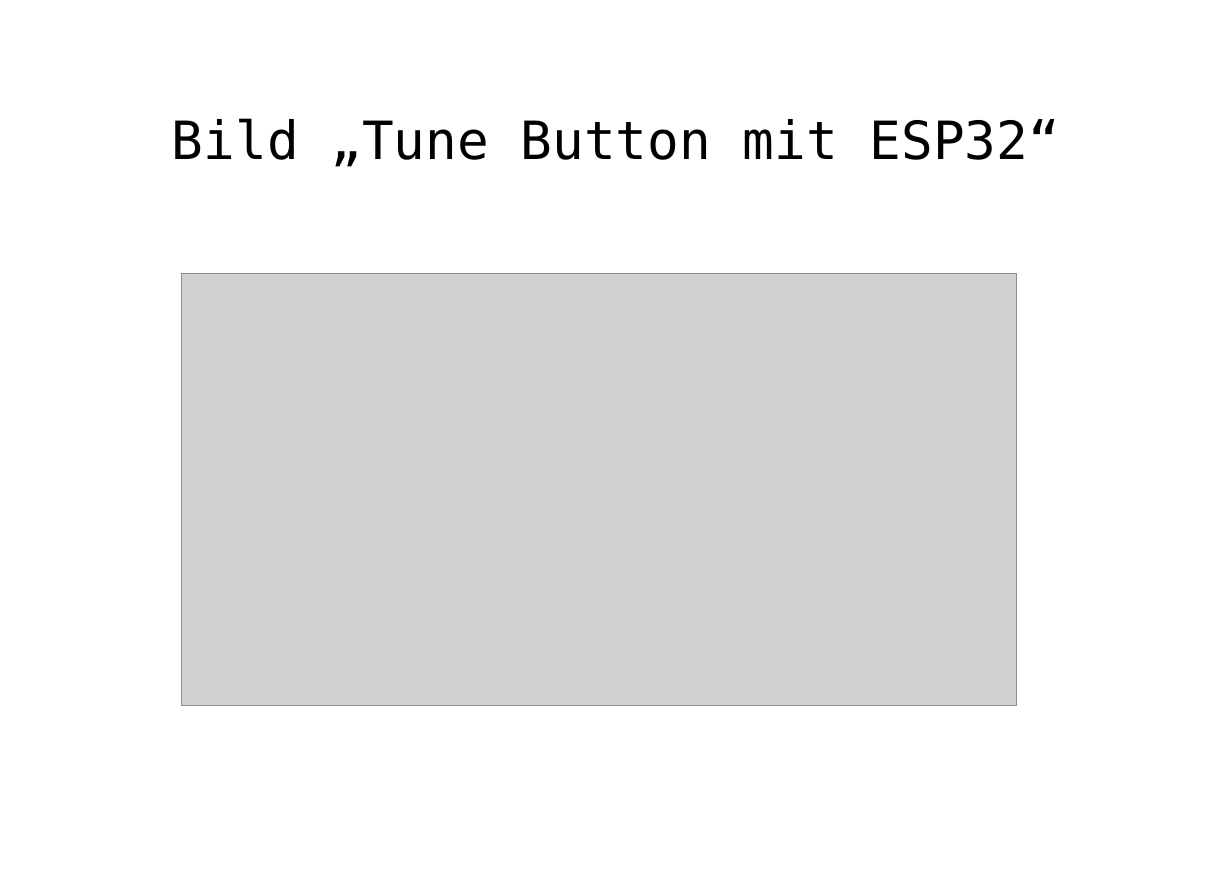
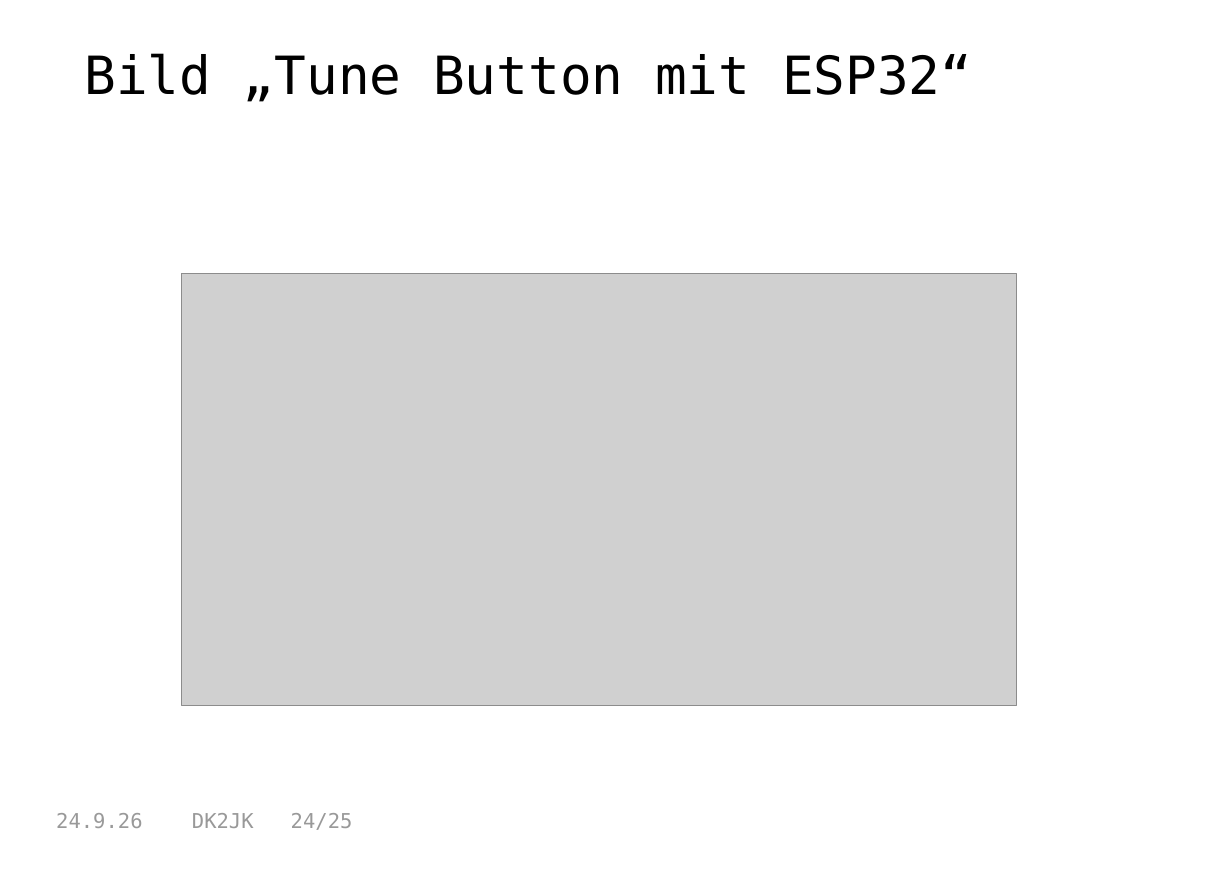
Before and after one commit to dk2jk/CAT--Control, a slide deck: slide 24 of Beispiele-CAT-Steuerung.odp (slide 22 before the commit). Drawn at 1232x871 pixels with LibreOffice and Linux fonts; fonts in the diff are those of the drawing; grey boxes stand for pictures. Boxes give left, top, right and bottom in pixels: in the first picture for what was removed or moved away, otherwise in the second. Text is boxed around its words. In the diff, an @@ line names an element or a change of style, - is before the commit and + after.

```diff
--- a/Beispiele-CAT-Steuerung.odp
+++ b/Beispiele-CAT-Steuerung.odp
@@ title "Bild „Tune Button mit ESP32“": place and size @@
-title "Bild „Tune Button mit ESP32“" at [172, 118, 1060, 167]
+title "Bild „Tune Button mit ESP32“" at [84, 53, 972, 102]
@@ title "Bild „Tune Button mit ESP32“" at [84, 53, 972, 102]: alignment centre to left; vertical alignment middle to top @@
@@ text added at [56, 813, 353, 830], 14 pt, text #999999 @@
+24.9.26 DK2JK 24/25
```
Also in this commit, not shown: 20 other slides changed, 4 slides added, 2 slides removed, 2 other files.
